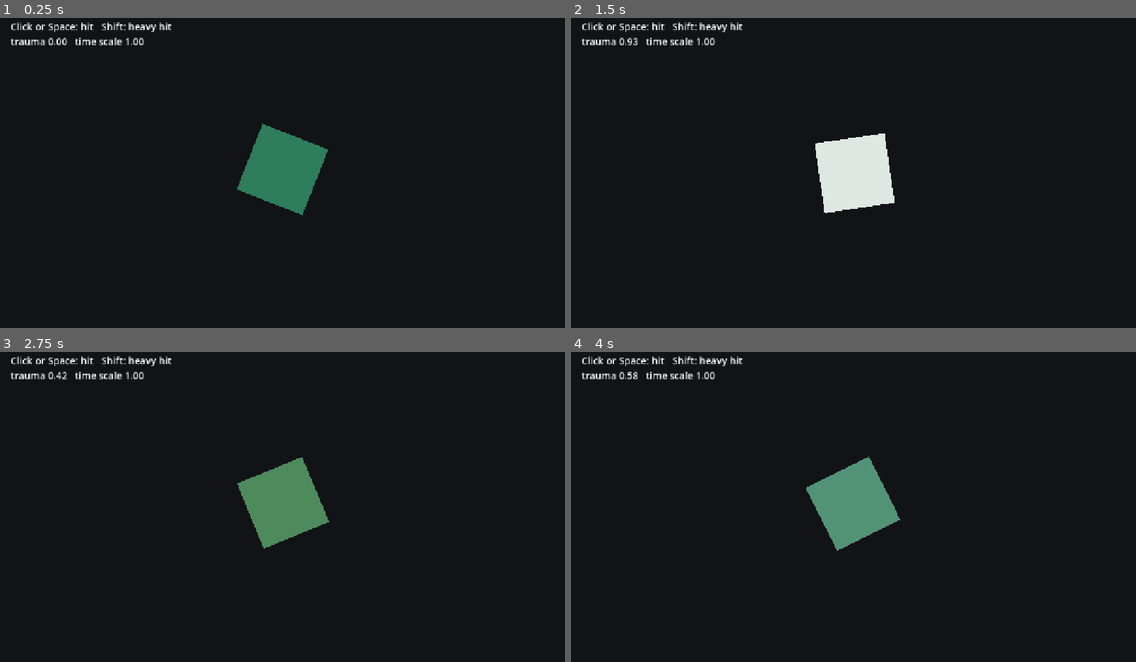
Above: before the commit, frames 1-4 (two rows, left to right).
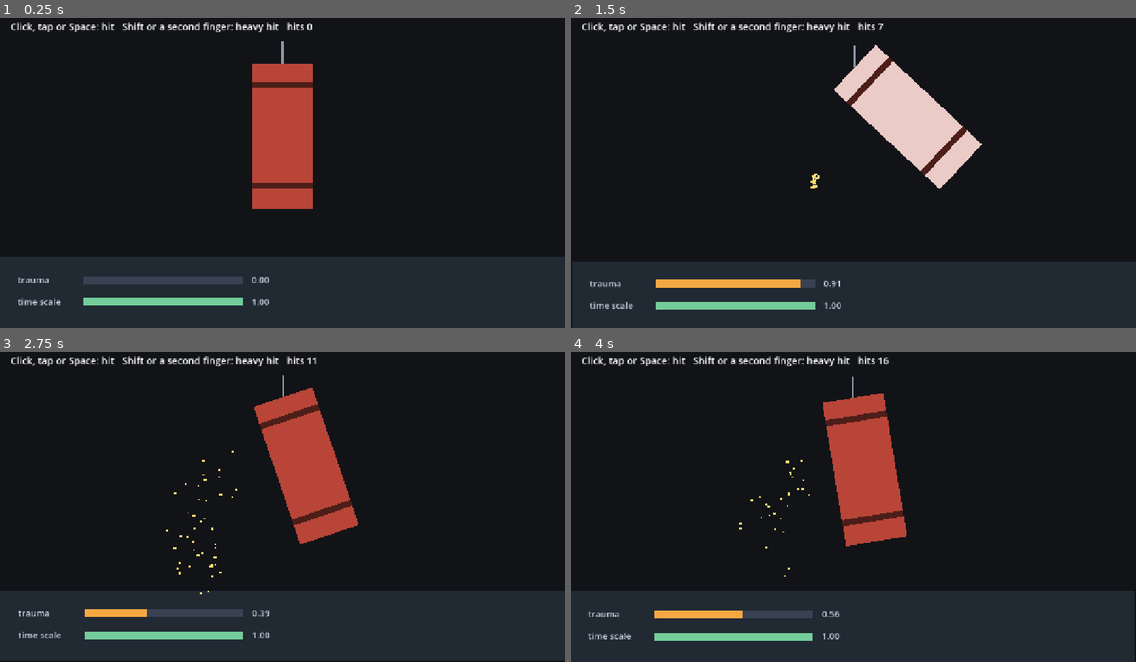
Above: after the commit, the same moments.

Repository: pnscripts/godot-wallop-lite
Game: Godot game, scene res://demo/demo.tscn
The game is run twice, just before and just after one commit, with the same random seed, the same clock (stepped at 60 frames per second) and the same inputs.
Inputs (mouse positions are in pixels of both pictures, inside the frame that each line leads up to):
- Up to frame 1 (0.25 s): no input
- Up to frame 2 (1.5 s): tap Enter (ui_accept) at 0.5, 0.77, 0.8, 1.07, 1.35 s; move the mouse to (977, 154) at 0.52 s; hold Shift 0.53-1.28 s; click (977, 154) at 0.67 s; move the mouse to (740, 185) at 1.27 s; click (740, 185) at 1.42 s
- Up to frame 3 (2.75 s): tap Enter (ui_accept) at 1.52, 1.82, 2.3 s; tap Shift at 1.55 s; move the mouse to (339, 432) at 2.02 s; hold Shift from 2.03 s (still down); click (339, 432) at 2.17 s
- Up to frame 4 (4 s): move the mouse to (825, 565) at 2.77 s; release Shift at 2.78 s; tap Shift at 2.85 s; click (825, 565) at 2.92 s; tap Enter (ui_accept) at 3.02, 3.32 s; move the mouse to (1023, 550) at 3.52 s; hold Enter (ui_accept) from 3.53 s (still down); click (1023, 550) at 3.67 s

The runs differ from the first frame. In frame 1, 29% of the frame differs, in the area x 0-100%, y 1-100%; in frame 2, 30%; in frame 3, 30%; in frame 4, 30%.

Commit message:
Demo with a punching bag and meters, web check, preview GIF
The demo shows the effects (sparks, hit flash, trauma and time-scale
meters) and handles taps without counting emulated mouse clicks twice.
make web-check exports it for the web and drives it in real Chrome:
heavy hit takes the time scale to 0 and back to 1, two touches give two
hits, 0 console errors; the preview GIF is made from that run.
LISTING.md: real repository URL and the Asset Library status (#24609).
Addon unchanged (11/11 tests).

Co-Authored-By: Claude Opus 5.5 <noreply@anthropic.com>

Diff:
--- a/demo/demo.gd
+++ b/demo/demo.gd
@@ -1,23 +1,85 @@
 extends Node2D
-## Wallop Lite demo: click or press Space for a hit, hold Shift for a heavy one.
+## Wallop Lite demo: click, tap or press Space to hit the bag; hold Shift (or put down a second finger) for a heavy hit.
+## Everything that moves the camera or stops time is Wallop Lite; the bag, flash and sparks are plain demo drawing.
 
 @onready var shake: Node = $Camera2D/Shake
 @onready var hit_stop: Node = $HitStop
-@onready var box: ColorRect = $Box
 @onready var info: Label = $UI/Info
+
+var swing := 0.0        # bag angle (radians), springs back
+var swing_speed := 0.0
+var flash := 0.0        # white hit flash on the bag, fades out
+var hits := 0
+var sparks: CPUParticles2D
+var touches := 0
+
+
+func _ready() -> void:
+	sparks = CPUParticles2D.new()
+	sparks.emitting = false
+	sparks.one_shot = true
+	sparks.explosiveness = 1.0
+	sparks.amount = 28
+	sparks.lifetime = 0.45
+	sparks.direction = Vector2(-1, -0.2)
+	sparks.spread = 70.0
+	sparks.initial_velocity_min = 260.0
+	sparks.initial_velocity_max = 620.0
+	sparks.gravity = Vector2(0, 900)
+	sparks.scale_amount_min = 3.0
+	sparks.scale_amount_max = 6.0
+	sparks.color = Color(1.0, 0.86, 0.45)
+	sparks.position = Vector2(560, 380)
+	add_child(sparks)
 
 
 func _unhandled_input(event: InputEvent) -> void:
-	var pressed: bool = (event is InputEventMouseButton and event.pressed) or event.is_action_pressed("ui_accept")
-	if not pressed:
+	if event is InputEventScreenTouch:
+		touches += 1 if event.pressed else -1
+		if event.pressed:
+			hit(touches >= 2)
 		return
-	var heavy := Input.is_key_pressed(KEY_SHIFT)
+	# Taps also arrive as emulated mouse clicks (device -1); count them once, as touches.
+	var pressed: bool = (event is InputEventMouseButton and event.pressed and event.device != InputEvent.DEVICE_ID_EMULATION) or event.is_action_pressed("ui_accept")
+	if pressed:
+		hit(Input.is_key_pressed(KEY_SHIFT))
+
+
+func hit(heavy: bool) -> void:
+	hits += 1
 	shake.add_trauma(0.9 if heavy else 0.45)
 	hit_stop.freeze(0.12 if heavy else 0.05)
-	box.color = Color(1, 0.85, 0.4) if heavy else Color(0.95, 0.95, 0.95)
+	swing_speed -= 7.0 if heavy else 4.0
+	flash = 1.0
+	sparks.amount = 44 if heavy else 28
+	sparks.restart()
 
 
 func _process(delta: float) -> void:
-	box.rotation += delta * 1.5
-	box.color = box.color.lerp(Color(0.18, 0.49, 0.36), minf(1.0, delta * 6.0))
-	info.text = "Click or Space: hit   Shift: heavy hit\ntrauma %.2f   time scale %.2f" % [shake.trauma, Engine.time_scale]
+	# The bag springs back on unscaled time, so it settles even while the hit-stop holds the world.
+	var real := delta / maxf(Engine.time_scale, 0.001)
+	swing_speed += (-swing * 40.0 - swing_speed * 5.0) * real
+	swing += swing_speed * real
+	flash = maxf(0.0, flash - real * 6.0)
+	info.text = "Click, tap or Space: hit   Shift or a second finger: heavy hit   hits %d" % hits
+	queue_redraw()
+
+
+func _draw() -> void:
+	draw_rect(Rect2(0, 560, 1280, 160), Color(0.13, 0.16, 0.2))
+	draw_line(Vector2(640, 70), Vector2(640, 120), Color(0.55, 0.6, 0.66), 4.0)
+	draw_set_transform(Vector2(640, 120), swing * 0.35)
+	var bag := Rect2(-70, 0, 140, 330)
+	draw_rect(bag, Color(0.72, 0.27, 0.22).lerp(Color.WHITE, flash * 0.8))
+	draw_rect(Rect2(-70, 40, 140, 14), Color(0.3, 0.12, 0.1))
+	draw_rect(Rect2(-70, 270, 140, 14), Color(0.3, 0.12, 0.1))
+	draw_set_transform(Vector2.ZERO)
+	_meter(Vector2(40, 600), "trauma", shake.trauma, Color(0.96, 0.66, 0.26))
+	_meter(Vector2(40, 650), "time scale", Engine.time_scale, Color(0.45, 0.8, 0.6))
+
+
+func _meter(at: Vector2, label: String, value: float, color: Color) -> void:
+	draw_string(ThemeDB.fallback_font, at + Vector2(0, 18), label, HORIZONTAL_ALIGNMENT_LEFT, 140, 20, Color(0.8, 0.84, 0.88))
+	draw_rect(Rect2(at + Vector2(150, 2), Vector2(360, 18)), Color(0.22, 0.26, 0.32))
+	draw_rect(Rect2(at + Vector2(150, 2), Vector2(360 * clampf(value, 0.0, 1.0), 18)), color)
+	draw_string(ThemeDB.fallback_font, at + Vector2(530, 18), "%.2f" % value, HORIZONTAL_ALIGNMENT_LEFT, 80, 20, Color(0.8, 0.84, 0.88))
--- a/demo/demo.tscn
+++ b/demo/demo.tscn
@@ -16,14 +16,6 @@
 [node name="HitStop" type="Node" parent="."]
 script = ExtResource("3")
 
-[node name="Box" type="ColorRect" parent="."]
-offset_left = 560.0
-offset_top = 280.0
-offset_right = 720.0
-offset_bottom = 440.0
-pivot_offset = Vector2(80, 80)
-color = Color(0.18, 0.49, 0.36, 1)
-
 [node name="UI" type="CanvasLayer" parent="."]
 
 [node name="Info" type="Label" parent="UI"]
--- /dev/null
+++ b/tools/web/web_probe.gd
@@ -0,0 +1,11 @@
+extends Node
+## Copyright (c) 2026 PN Scripts. MIT licence.
+## Test-only probe (not shipped): demo state for the browser console, every 20 ms of real time.
+var last := 0
+func _process(_delta: float) -> void:
+	var now := Time.get_ticks_msec()
+	if now - last < 20:
+		return
+	last = now
+	var d := get_tree().current_scene
+	print("PROBE hits=%d trauma=%.2f scale=%.2f offset=%.1f" % [d.hits, d.shake.trauma, Engine.time_scale, (d.get_node("Camera2D") as Camera2D).offset.length()])
Not shown, added: listing/banner-1280x640.png.import
Not shown, added: listing/icon-256.png.import
Not shown, added: listing/preview-code-1280x720.png.import
Binary file added: listing/preview-demo-frame-1280x720.png
Not shown, added: listing/preview-demo-frame-1280x720.png.import
Binary file added: listing/preview-demo.gif
Not shown, added: tools/web/export_presets.cfg
Not shown, added: tools/web/web_probe.gd.uid
Not shown, changed: CHANGELOG.md
Not shown, changed: Makefile
Not shown, changed: README.md
Not shown, changed: listing/LISTING.md
(and 2 more such lines)
